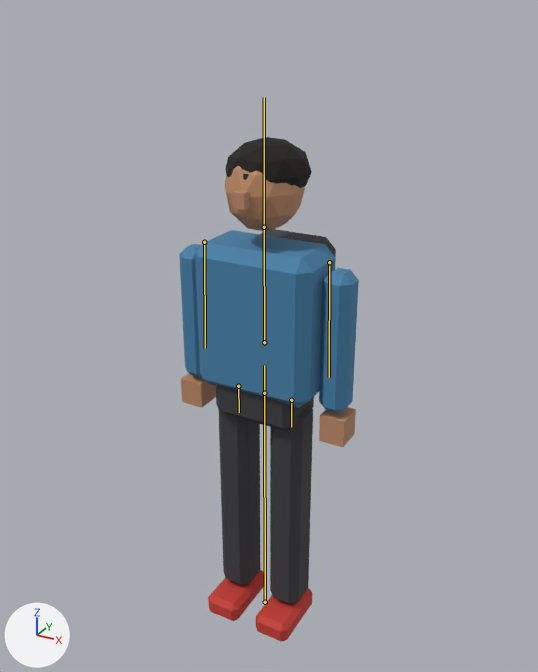
The glTF model public/assets/ped_slim.glb: old version first, new version second.
Rendered twice from a 50 mm camera at (1.16, -2.08, 2.25) aimed at (-0.03, 0.09, 1.16). Every picture has the same lights, and +X, +Y and +Z are marked at lower left. The picture after the commit comes second. The bones that bend it are drawn over the model as lines.

Objects in the first picture: 'ped_slim_arm.L', 'ped_slim_arm.R', 'ped_slim_backpack', 'ped_slim_hair', 'ped_slim_hand.L', 'ped_slim_hand.R', 'ped_slim_head', 'ped_slim_leg.L', 'ped_slim_leg.R', 'ped_slim_nose', 'ped_slim_pelvis', 'ped_slim_shoe.L', 'ped_slim_shoe.R', 'ped_slim_torso'.
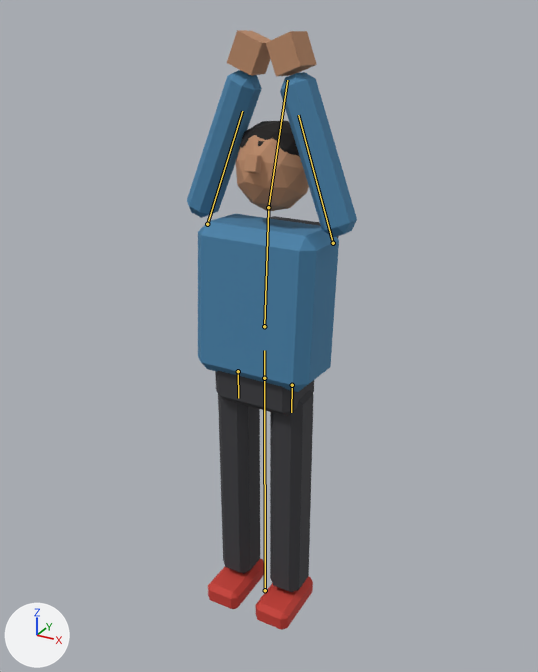
The newer file adds an action. The first version stands in its rest pose; the second is drawn at frame 6 of the action 'Cheer'.

The change, as a diff of the scene's bpy script:
```diff
--- a/public/assets/ped_slim.glb.py
+++ b/public/assets/ped_slim.glb.py
@@ bone_root @@
 bone_root = bpy.data.objects['ped_slim'].pose.bones['root']
-bone_root.location = (0.0, 0.0, 0.0)
+bone_root.location = (0.0, 0.06, 0.0)
@@ bone_chest @@
 bone_chest = bpy.data.objects['ped_slim'].pose.bones['chest']  # child of 'hips'
-bone_chest.rotation_quaternion = (1.0, 0.0, 0.0, 0.0)  # degrees (0, 0, 0)
+bone_chest.rotation_quaternion = (0.999, -0.035, 0.0, 0.0)  # degrees (-4, 0, 0)
@@ bone_arm_l @@
 bone_arm_l = bpy.data.objects['ped_slim'].pose.bones['arm.L']  # child of 'chest'
-bone_arm_l.rotation_quaternion = (1.0, 0.0, 0.0, 0.0)  # degrees (0, 0, 0)
+bone_arm_l.rotation_quaternion = (-0.017, 0.988, -0.156, 0.003)  # degrees (-178, 0, -18)
@@ bone_arm_r @@
 bone_arm_r = bpy.data.objects['ped_slim'].pose.bones['arm.R']  # child of 'chest'
-bone_arm_r.rotation_quaternion = (1.0, 0.0, 0.0, 0.0)  # degrees (0, 0, 0)
+bone_arm_r.rotation_quaternion = (-0.017, 0.988, 0.156, -0.003)  # degrees (-178, 0, 18)
@@ bone_head @@
 bone_head = bpy.data.objects['ped_slim'].pose.bones['head']  # child of 'chest'
-bone_head.rotation_quaternion = (1.0, 0.0, 0.0, 0.0)  # degrees (0, 0, 0)
+bone_head.rotation_quaternion = (0.993, -0.122, 0.0, 0.0)  # degrees (-14, 0, 0)
```

Boxes [x1, y1, x2, y2] around the edits, measured in the pictures (538 x 672 px):
'ped_slim_torso', posed: before [195, 230, 336, 408]; after [198, 214, 339, 392]
'ped_slim_arm.L', posed (90% wider, 13% taller): before [319, 268, 359, 414]; after [280, 72, 357, 237]
'ped_slim_arm.R', posed: before [179, 244, 202, 378]; after [187, 70, 262, 218]
'ped_slim_head', posed: before [225, 166, 305, 231]; after [236, 135, 309, 211]
'ped_slim_hair', posed: before [225, 137, 312, 188]; after [239, 121, 300, 157]
'ped_slim_pelvis', posed: before [216, 385, 314, 431]; after [215, 371, 314, 416]
'ped_slim_hand.L', posed: before [319, 407, 356, 447]; after [266, 31, 317, 77]
'ped_slim_shoe.L', posed: before [256, 588, 312, 642]; after [256, 576, 313, 630]
'ped_slim_hand.R', posed: before [181, 373, 216, 408]; after [227, 30, 271, 75]
'ped_slim_shoe.R', posed: before [208, 570, 265, 621]; after [208, 559, 265, 609]
'ped_slim_backpack', posed (mostly hidden afterwards): before [261, 229, 336, 256]; after [270, 216, 339, 238]
'ped_slim_nose', posed: before [233, 190, 250, 210]; after [244, 154, 262, 174]
bone 'root', root to tip: before (265, 602) to (264, 393); after (265, 590) to (264, 378)
bone 'chest', root to tip: before (264, 342) to (264, 229); after (264, 326) to (268, 210)
bone 'arm.L', root to tip: before (329, 262) to (329, 377); after (333, 243) to (298, 115)
bone 'arm.R', root to tip: before (204, 242) to (205, 348); after (207, 224) to (242, 111)
bone 'head', root to tip: before (264, 227) to (264, 97); after (268, 207) to (287, 80)
